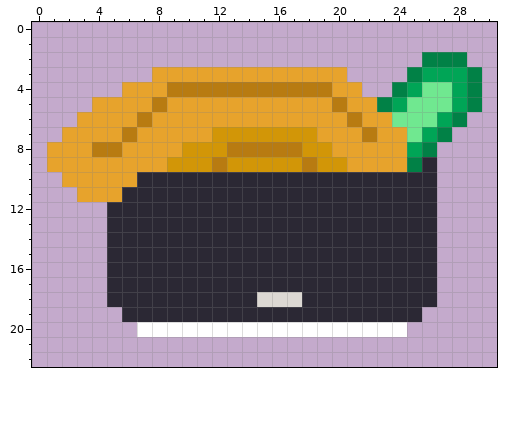
Pixel-art sprite: images/3-heads/head-uni-cucumber.png. Above is the file before it was changed.
The file is 32x32 pixels. Shown: x 0..30, y 0..22.
The same view after the edit:
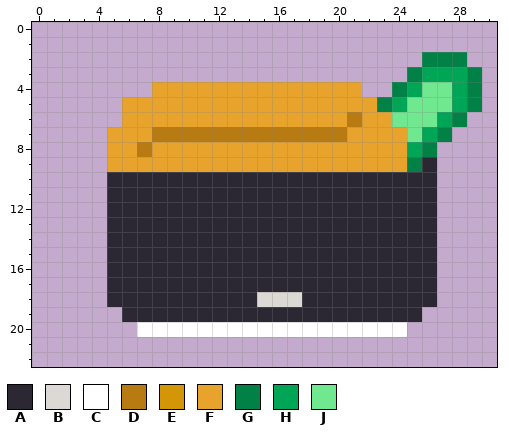
Palette (. is transparent): A #2b2834  B #dcd8d3  C #ffffff  D #b87b11  E #d29607  F #e7a32c  G #018146  H #00a556  J #70e890
Commit: head-uni-cucumber デザイン（形）を修正
Diff:
y 3: x 8..20 FFFFFFFFFFFFF -> .............
y 4: x 6..7 FF -> ..; x 9..19 DDDDDDDDDDD -> FFFFFFFFFFF
y 5: x 4..5 FF -> ..; x 8 D -> F; x 20 D -> F
y 6: x 3..5 FFF -> ...; x 7 D -> F
y 7: x 2..4 FFF -> ...; x 6 D -> F; x 8..20 FFFFEEEEEEEFF -> DDDDDDDDDDDDD; x 22 D -> F
y 8: x 1..5 FFFDD -> ....F; x 7 F -> D; x 10..19 EEEDDDDDEE -> FFFFFFFFFF
y 9: x 1..4 FFFF -> ....; x 9..20 EEEDEEEEEDEE -> FFFFFFFFFFFF
y 10: x 2..6 FFFFF -> ...AA
y 11: x 3..5 FFF -> ..A
